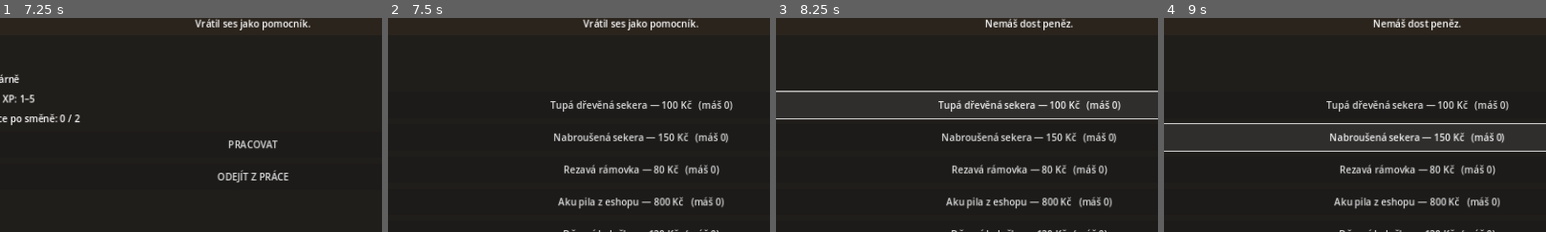
Above: before the commit, frames 1-4 (left to right).
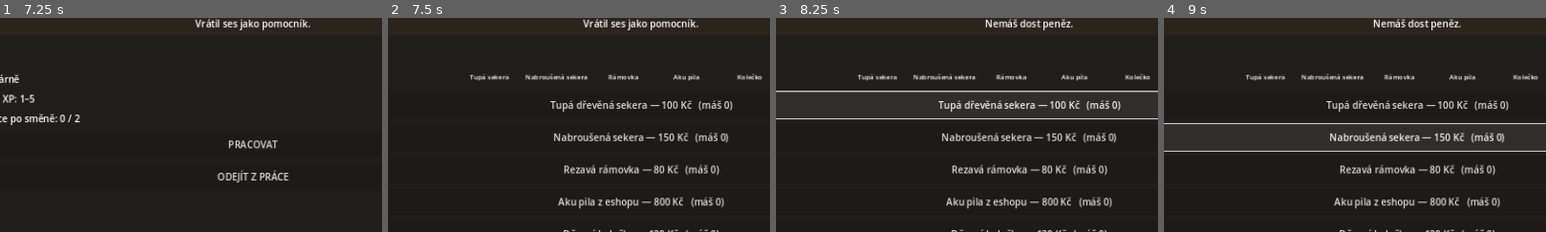
Above: after the commit, the same moments.

Repository: welewan-code/Lumberjack-John
Game: Godot game, scene res://Main.tscn
Two runs of this game, one before a commit and one after it. Both use one fixed random seed, a clock stepped at 60 frames per second and the inputs below.
Inputs:
- Up to frame 1 (7.25 s): click "🪓 ŠTÍPNOUT ŠPALEK" at 0.5 s; click "PRODAT 0,1 m³ ŠTÍPANÉHO = 110…" at 1.25 s; click "+ PILAŘ — vyber pilu" at 2 s; click "+ ŠTÍPAČ — vyber sekeru" at 2.75 s; click "FIRMA" at 3.5 s; click "PRÁCE" at 4.25 s; click "PRACOVAT" at 5 s; click "ODEJÍT Z PRÁCE" at 5.75 s; click "VRÁTIT SE JAKO POMOCNÍK" at 6.5 s
- Up to frame 2 (7.5 s): click "OBCHOD" at 7.25 s
- Up to frame 3 (8.25 s): click "Tupá dřevěná sekera — 100 Kč …" at 8 s
- Up to frame 4 (9 s): click "Nabroušená sekera — 150 Kč (m…" at 8.75 s
The pictures show only the part of the screen within x 17-67%, y 8-58%; the shares and areas given below are measured in that part.

Frame 1 is identical in both runs. In frame 2, 0.9% of the frame differs, in the area x 21-98%, y 25-30%; in frame 3, 0.9%; in frame 4, 0.9%.

Commit message:
Wire restored visuals into Godot scene

Diff:
--- a/Main.tscn
+++ b/Main.tscn
@@ -1,8 +1,9 @@
-[gd_scene load_steps=4 format=3]
+[gd_scene load_steps=5 format=3]
 
 [ext_resource path="res://main.gd" type="Script" id="1"]
 [ext_resource path="res://offline_manager.gd" type="Script" id="2"]
 [ext_resource path="res://test_mode.gd" type="Script" id="3"]
+[ext_resource path="res://visuals.gd" type="Script" id="4"]
 
 [node name="Main" type="Control"]
 layout_mode = 3
@@ -18,3 +19,13 @@
 
 [node name="TestMode" type="Node" parent="."]
 script = ExtResource("3")
+
+[node name="Visuals" type="Control" parent="."]
+layout_mode = 1
+anchors_preset = 15
+anchor_right = 1.0
+anchor_bottom = 1.0
+grow_horizontal = 2
+grow_vertical = 2
+mouse_filter = 2
+script = ExtResource("4")
